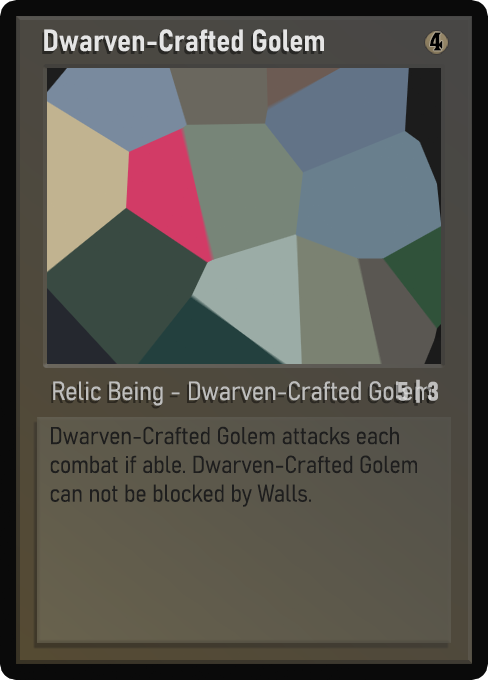
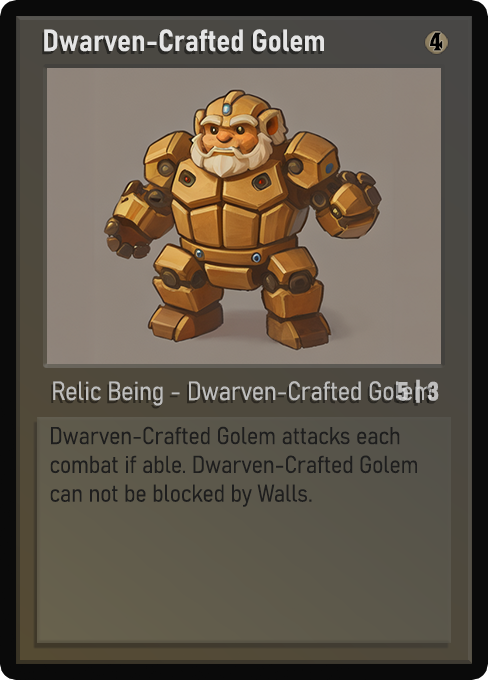
Layered file, before and after one edit (488x680). Changes by layer:
painted on "Name" over [44, 29, 324, 52]
painted on "AtkDef" over [397, 381, 439, 401]
painted on "Class" over [59, 381, 431, 405]
painted on "Desc_norm" over [50, 427, 417, 507]
painted on "Artwork" over [47, 68, 441, 364]
